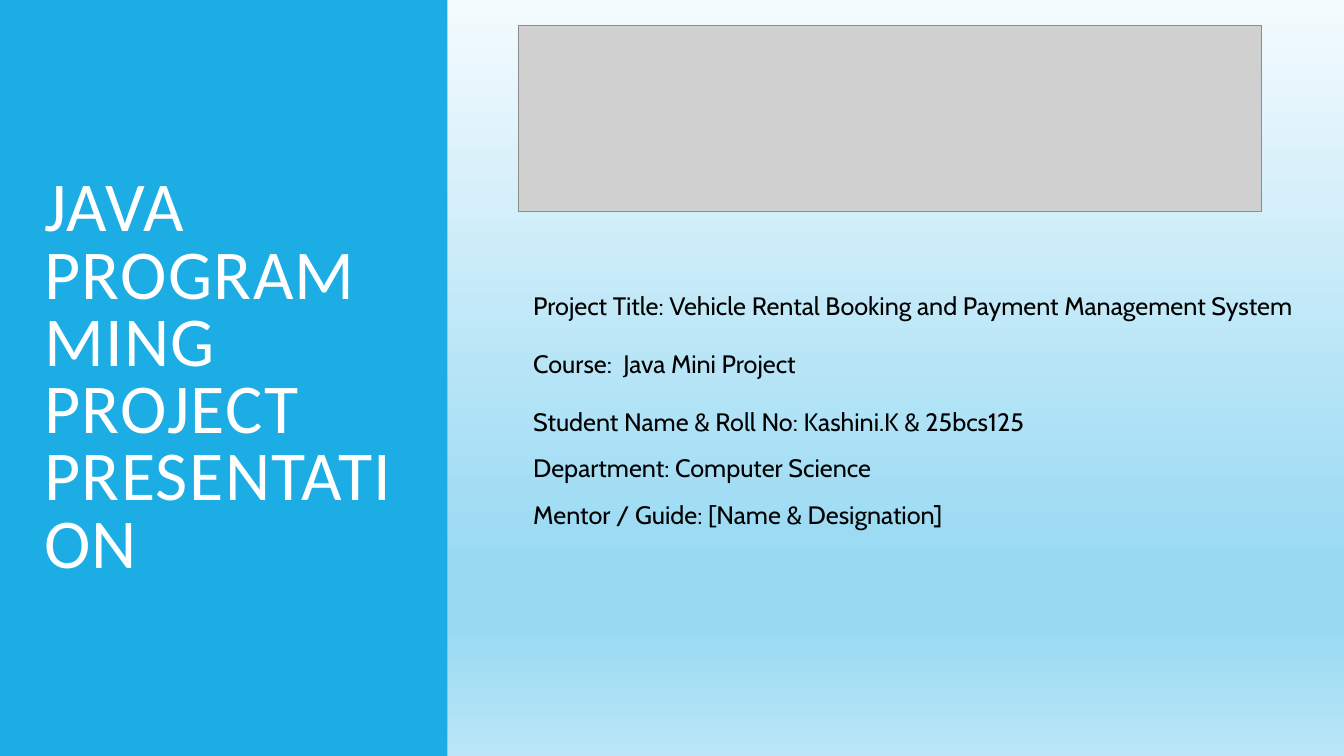
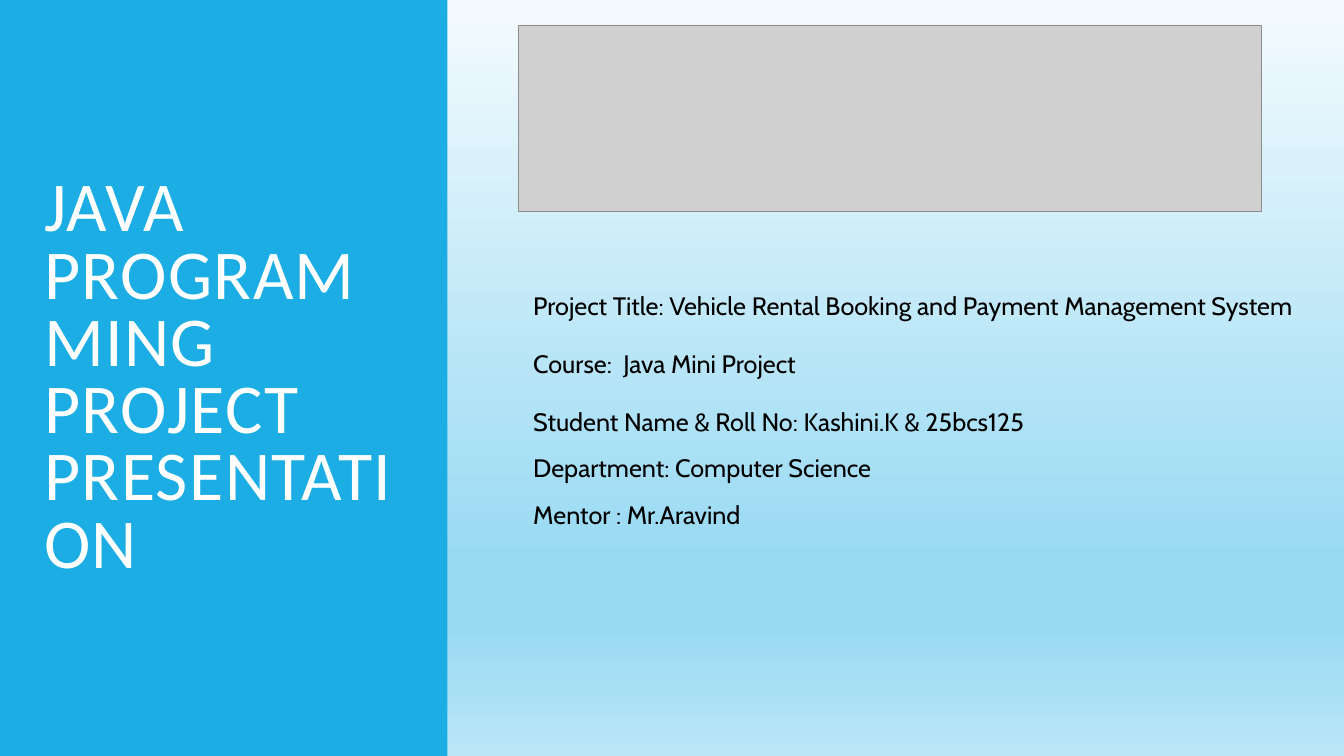
Before and after one commit to Kashini09/Java-Programming, a slide deck: slide 1 of Kashini_javaprojectppt.pptx. Drawn at 1344x756 pixels with LibreOffice and Linux fonts; fonts in the diff are those of the drawing; grey boxes stand for pictures. Boxes give left, top, right and bottom in pixels: in the first picture for what was removed or moved away, otherwise in the second. Text is boxed around its words. In the diff, an @@ line names an element or a change of style, - is before the commit and + after.

```diff
--- a/Kashini_javaprojectppt.pptx
+++ b/Kashini_javaprojectppt.pptx
@@ text at box(533, 505, 740, 525): text changed @@
-  Mentor / Guide: [Name & Designation]
+  Mentor : Mr.Aravind
```
Also in this commit, not shown: 4 other slides changed.
